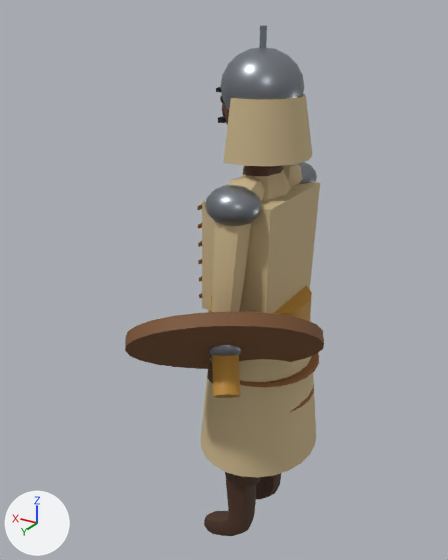
Renders of the glTF model models/era1/afrika_qilichboz.glb from each side of a commit.
Camera for both pictures: a 50 mm lens placed at (-0.872, 1.706, 1.892), pointed at (0.1, 0.086, 1.082). Every picture has the same lights, and +X, +Y and +Z are marked at lower left. The picture after the commit comes second. Where no turn or scale is listed for an object, it has been applied to the vertices.

Script lines for the objects in view, before the commit:
```python
me_body = bpy.data.meshes.new('Body')
me_body.from_pydata(...)  # 1720 vertices, 3308 faces; spans x -0.21..0.21, y -0.28..0.28, z 0.01..1.86
me_body.materials.append(mat_coat)  # beige #c9b48a
me_body.materials.append(mat_skin)  # brown #5a3826
me_body.materials.append(mat_boots)  # brown #4a3020
me_body.materials.append(mat_trouser)  # beige #d8cba8
me_body.materials.append(mat_eye)  # black #151515
me_body.materials.append(mat_beard)  # black #141010
me_body.materials.append(mat_metal)  # grey #8a8f96
me_body.materials.append(mat_coattrim)  # brown #8a5a2e
me_body.materials.append(mat_teamcolor)  # orange #b8862e
me_body.materials.append(mat_gold)  # yellow #c9a03a
me_body.materials.append(mat_leather)  # brown #7a5230
me_shield = bpy.data.meshes.new('Shield')
me_shield.from_pydata(...)  # 150 vertices, 288 faces; spans x -0.27..0.27, y -0.223..0.223, z -0.176..0.176
# faces by material slot: [92, 28, 168]
me_shield.materials.append(mat_leather)  # brown #7a5230
me_shield.materials.append(mat_teamcolor)  # orange #b8862e
me_shield.materials.append(mat_metal)  # grey #8a8f96
ob_body = bpy.data.objects.new('Body', me_body)
ob_body.location = (0.0, 0.0, 0.0)
ob_shield = bpy.data.objects.new('Shield', me_shield)
ob_shield.location = (-0.022, 0.282, 0.973)
```
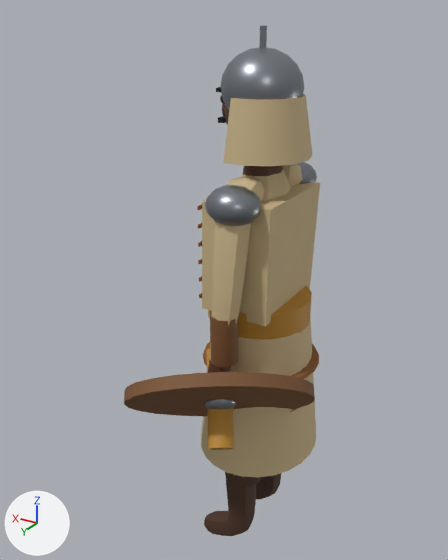
Changed parts and their boxes (x1, y1, x2, y2) in the pictures (448 x 560 px):
'Shield', moved
    before: (125, 296, 324, 398)
    after: (124, 348, 315, 450)

Diff of the bpy script that builds the scene:
```diff
--- a/models/era1/afrika_qilichboz.glb.py
+++ b/models/era1/afrika_qilichboz.glb.py
@@ ob_shield @@
 ob_shield = bpy.data.objects.new('Shield', me_shield)
-ob_shield.location = (-0.022, 0.282, 0.973)
+ob_shield.location = (-0.006, 0.288, 0.78)
```
